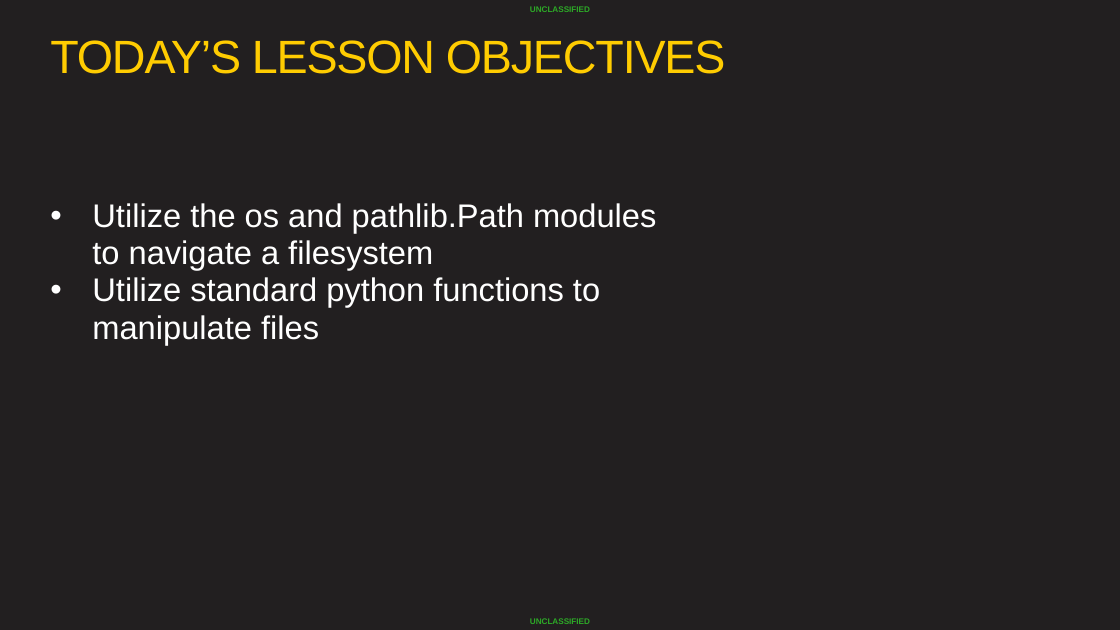
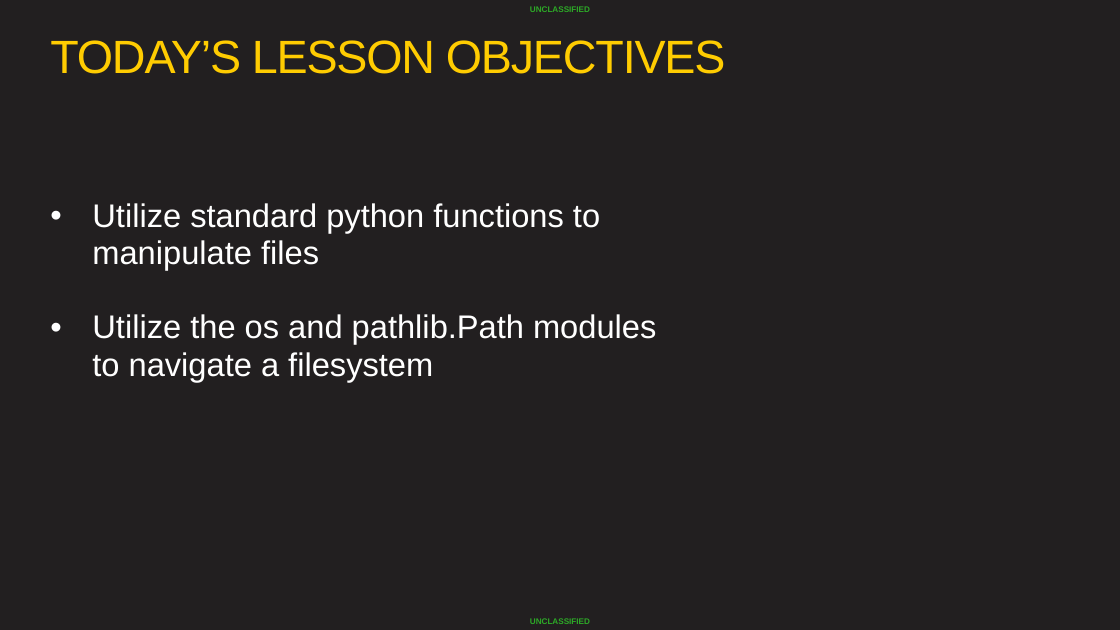
Before and after one commit to AFC-AI2C/summer-course, a slide deck: slide 12 of Python/Lesson 05 - File IO/Python File IO.pptx. Drawn at 1120x630 pixels with LibreOffice and Linux fonts; fonts in the diff are those of the drawing; background and template pictures are left out. Boxes give left, top, right and bottom in pixels: in the first picture for what was removed or moved away, otherwise in the second. Text is boxed around its words. In the diff, an @@ line names an element or a change of style, - is before the commit and + after.

Commit message:
Lesson 5 final

```diff
--- a/Python/Lesson 05 - File IO/Python File IO.pptx
+++ b/Python/Lesson 05 - File IO/Python File IO.pptx
@@ text at bbox=[92, 203, 600, 270]: paragraph added @@
+• Utilize standard python functions to manipulate files
@@ text at bbox=[92, 277, 600, 344]: paragraph removed @@
-• Utilize standard python functions to manipulate files
```
Also in this commit, not shown: 6 other slides changed, 2 slides added, 1 slide removed, 4 other files.
